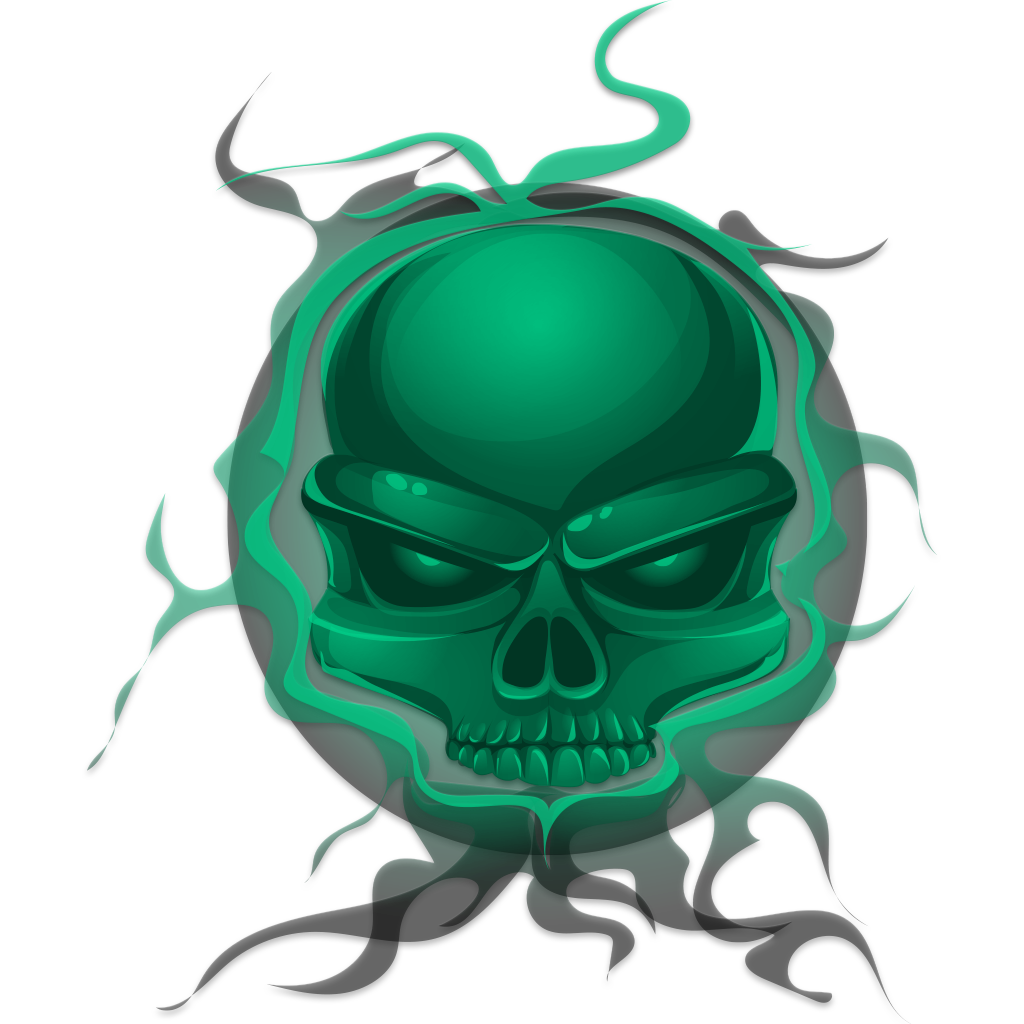
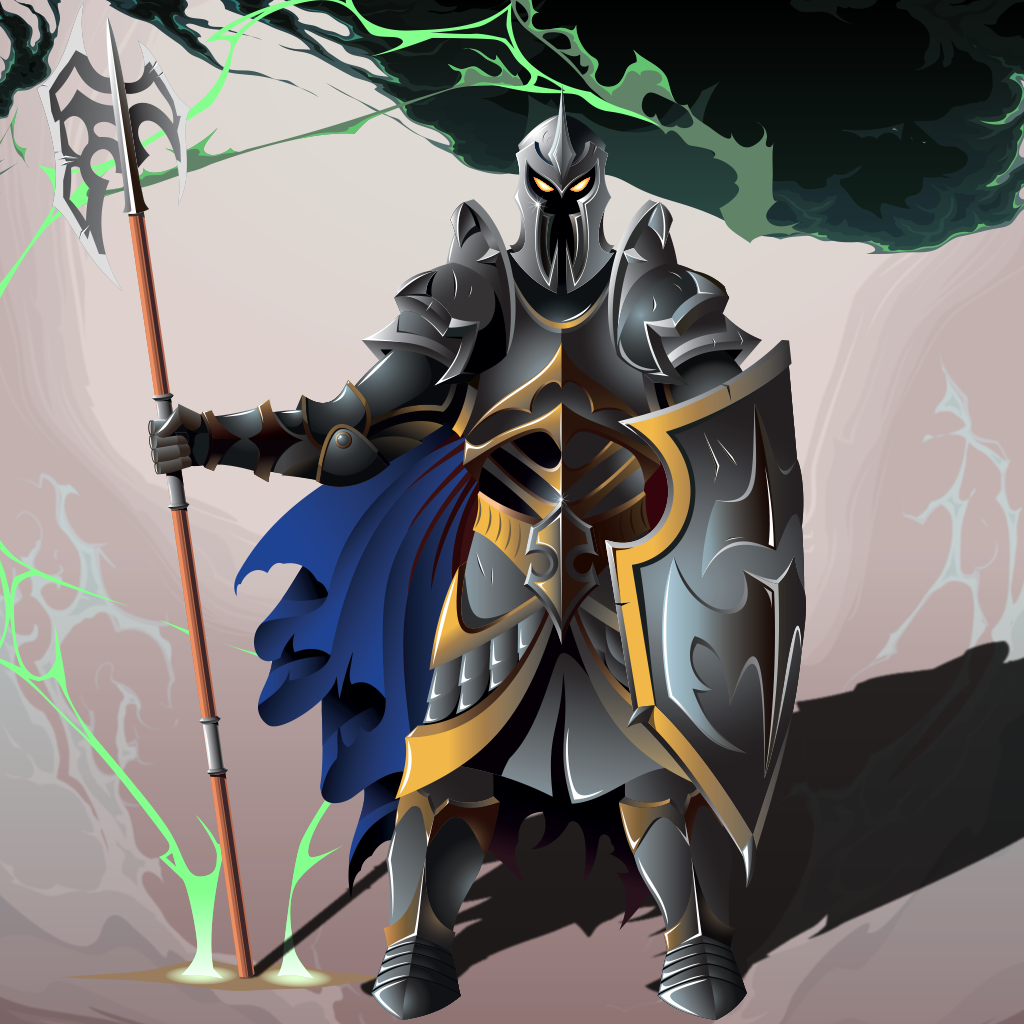
Before/after of a (1024, 1024) layered artwork. What changed in the layer stack:
removed layer "Artwork 1" over [87, 0, 937, 1024]
added layer "Artwork 28" above "Artwork 28 copy" over [37, 2, 806, 1020]
added layer "Artwork 28 copy" (80%) above "Artwork 15" over [238, 554, 1024, 998]
added layer "Artwork 15" above "Artwork 14" over [0, 0, 811, 991]
added layer "Artwork 14" above "Artwork 25" over [0, 0, 1024, 254]
added layer "Artwork 25" over [0, 0, 1024, 1024]
